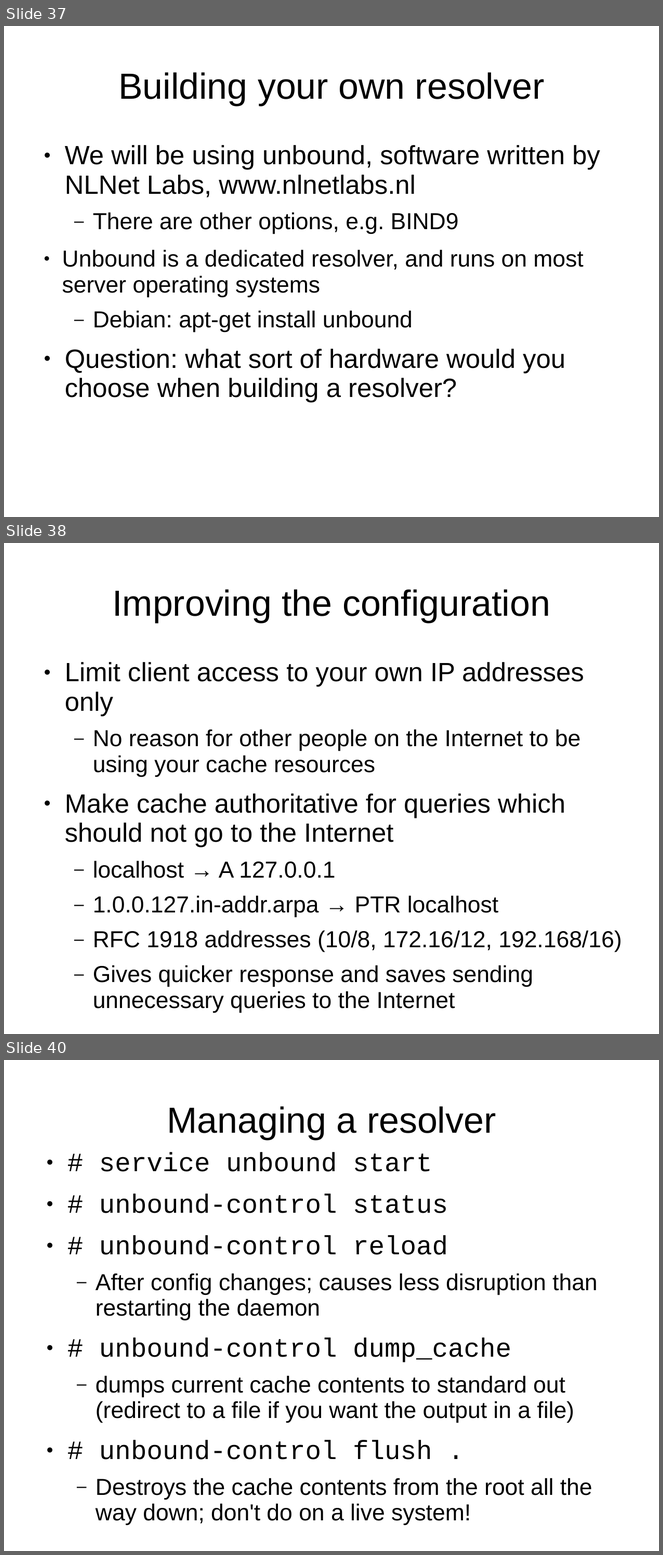
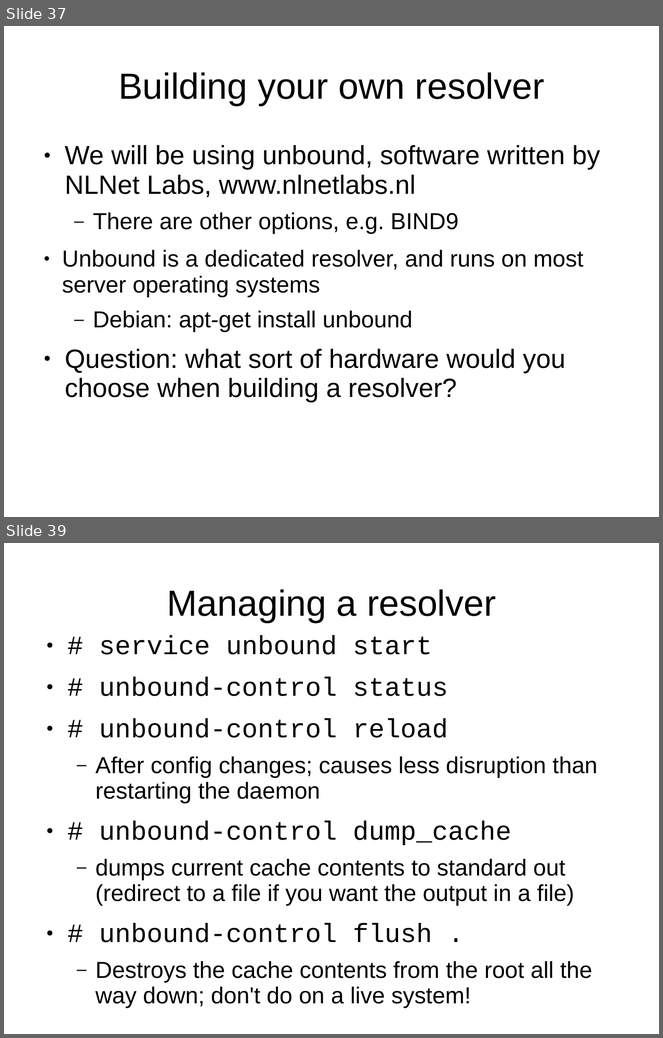
Before and after one commit to afnog/sse, a slide deck: dns/dns2-presentation.pptx. Shown one above the other, each under a label of ours: slides 37, 38 and 40 before the commit, slides 37 and 39 after it; the slides between them are not shown. The pictures are 663x1555 and 663x1038 pixels, drawn with LibreOffice and Linux fonts; fonts in the diff are those of the drawing; background and template pictures are left out. Boxes give left, top, right and bottom in pixels: in the first picture for what was removed or moved away, otherwise in the second. Text is boxed around its words. In the diff, an @@ line names an element or a change of style, - is before the commit and + after.

```diff
--- a/dns/dns2-presentation.pptx
+++ b/dns/dns2-presentation.pptx
@@ slide 38 removed at (4, 543, 659, 1034), background picture (left out) @@
@@ title removed at (112, 589, 551, 623) @@
-Improving the configuration
@@ text removed at (65, 662, 622, 1013) @@
-● Limit client access to your own IP addresses only
-  – No reason for other people on the Internet to be using your cache resources
-● Make cache authoritative for queries which should not go to the Internet
-  – localhost → A 127.0.0.1
-  – 1.0.0.127.in-addr.arpa → PTR localhost
-  – RFC 1918 addresses (10/8, 172.16/12, 192.168/16)
-  – Gives quicker response and saves sending unnecessary queries to the Internet
@@ what was slide 40 is now slide 39 @@
```
Also in this commit, not shown: 1 slide changed.
